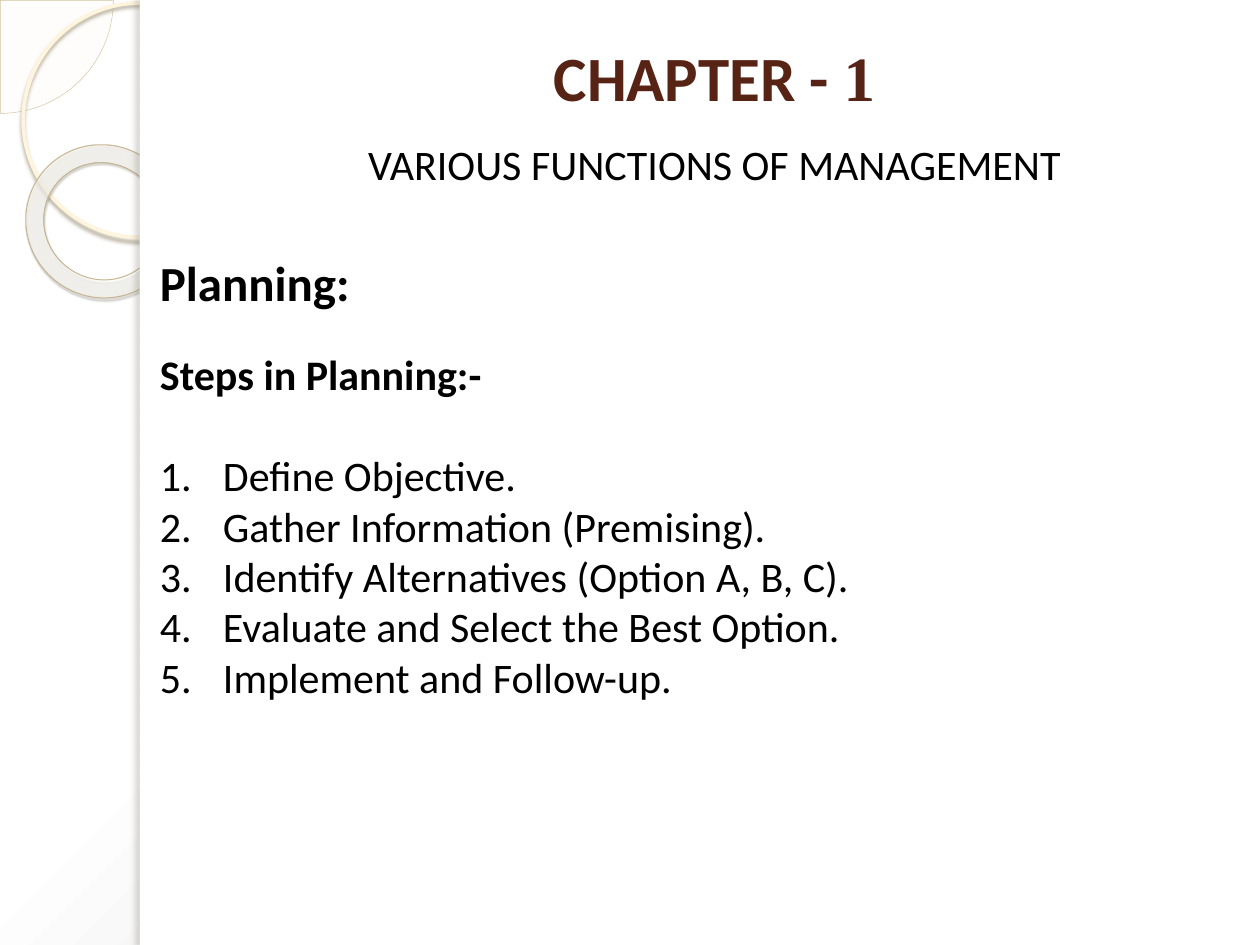
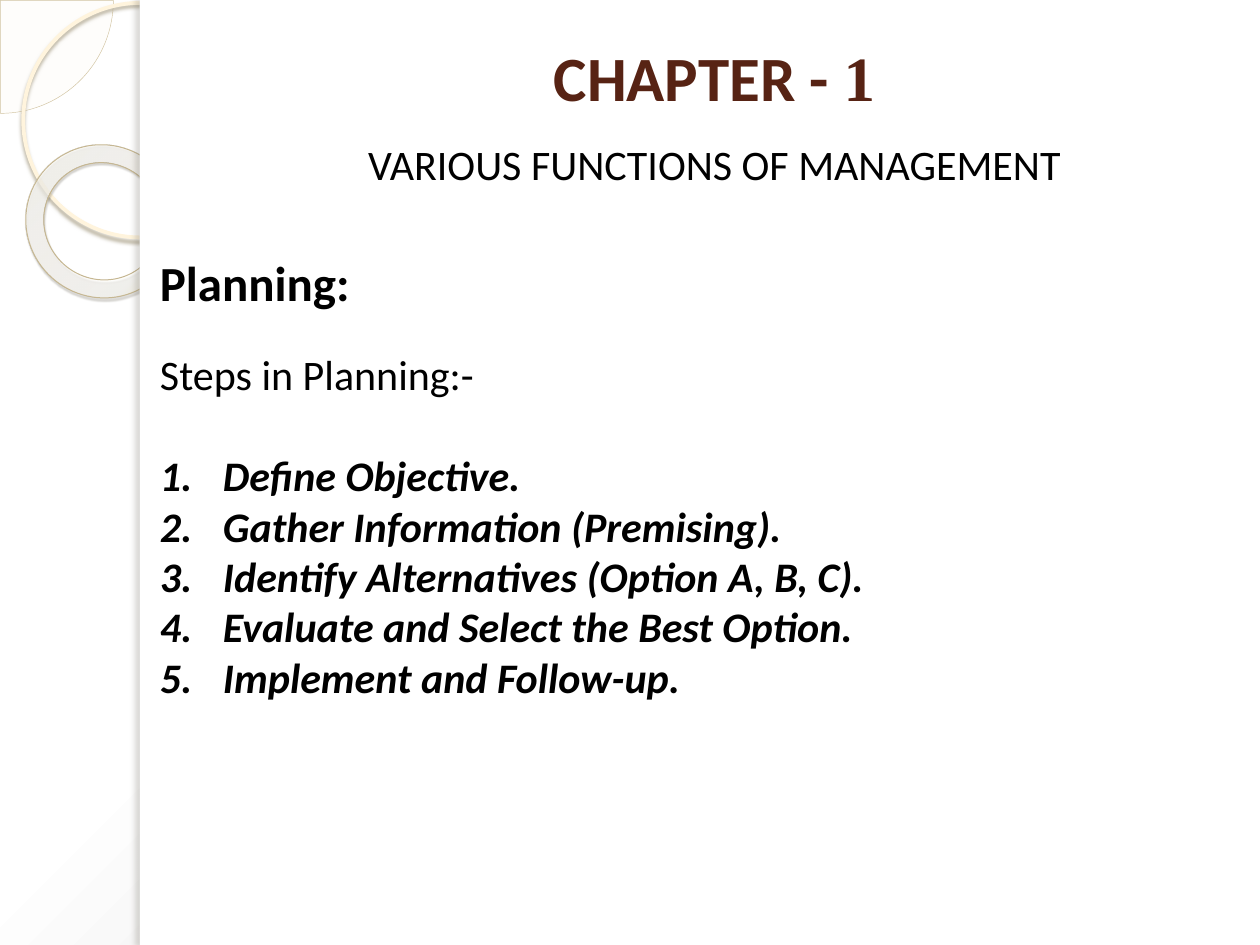
Before and after one commit to pankajgautam307/notes_2026, a slide deck: slide 17 of BOM/Presentation Ch-1.pptx. Drawn at 1260x945 pixels with LibreOffice and Linux fonts; fonts in the diff are those of the drawing. Boxes give left, top, right and bottom in pixels: in the first picture for what was removed or moved away, otherwise in the second. Text is boxed around its words. In the diff, an @@ line names an element or a change of style, - is before the commit and + after.

```diff
--- a/BOM/Presentation Ch-1.pptx
+++ b/BOM/Presentation Ch-1.pptx
@@ text at bbox=[160, 360, 864, 700]: bold off in "Steps in Planning:-"; bold on, italic on in "Define Objective.", "Gather Information (Premising).", "Identify Alternatives (Option A, B, C).", "Evaluate and Select the Best Option." and 1 more places @@
```
Also in this commit, not shown: 11 other slides changed, 10 slides added, 2 other files.
